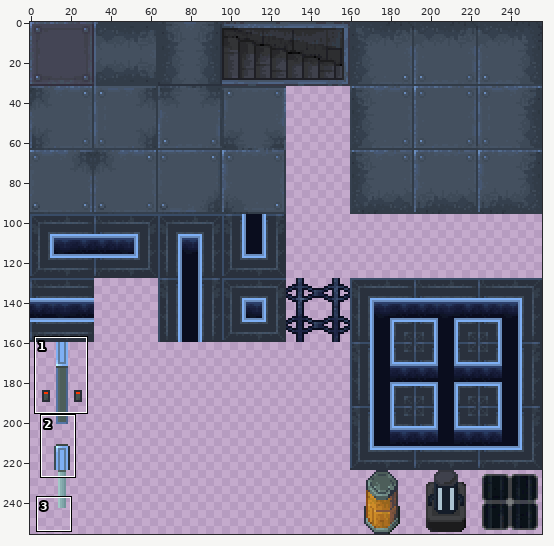
Sprite sheet -- assets/tilesets/station.png. Above: a wide view before the commit, with the close-up outlined.
Close-up. First the earlier version:
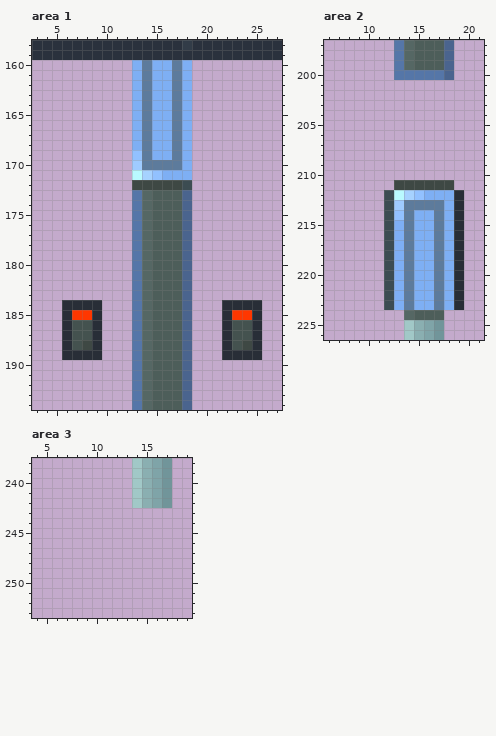
The file is 256x256 pixels. Colours within 5 levels of each other are drawn and written as one. Shown: area 1: x 3..27, y 158..194; area 2: x 6..21, y 197..226; area 3: x 4..19, y 238..253. The commit also changed other parts of the picture, which this record leaves out.
And afterwards:
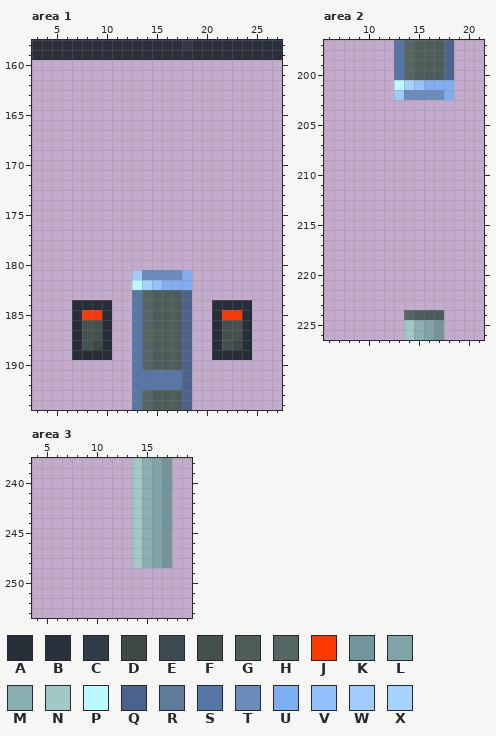
Palette (. is transparent): A #282e37  B #2a313d  C #323c48  D #3e4844  E #3c4c52  F #44524f  G #4d5e5a  H #556764  J #ff3700  K #71959a  L #7fa4a8  M #8aafb1  N #a1c8c7  P #b9faff  Q #4a648e  R #5d7b9c  S #5576a8  T #6a8cbc  U #7eaff4  V #92c1ff  W #9fcbff  X #a6d2ff
Changes in this commit:
Area 1:
y 160..168: x 13..18 URUURU -> ......
y 169: x 13..18 VRUURU -> ......
y 170: x 13..18 WRRRRU -> ......
y 171: x 13..18 PXVUUU -> ......
y 172: x 13..18 DDDDDE -> ......
y 173..180: x 13..18 SHGGGQ -> ......
y 181: x 13..18 SHGGGQ -> WTTTTU
y 182: x 13..18 SHGGGQ -> PXVUUU
y 184: x 6 A -> .; x 10 . -> A; x 21 . -> A; x 25 A -> .
y 185: x 6..7 AJ -> .A; x 9..10 A. -> JA; x 21..22 .A -> AJ; x 24..25 JA -> A.
y 186..187: x 6..7 AF -> .A; x 9..10 A. -> FA; x 21..22 .A -> AF; x 24..25 FA -> A.
y 188: x 6..10 AFDA. -> .AFDA; x 21..25 .AFDA -> AFDA.
y 189: x 6 A -> .; x 10 . -> A; x 21 . -> A; x 25 A -> .
y 191..192: x 14..17 HGGG -> SSSS
Area 2:
y 200: x 14..17 SSSS -> HGGG
y 201: x 13..18 ...... -> PXVUUU
y 202: x 13..18 ...... -> WTTTTU
y 211: x 13..18 DDDDDD -> ......
y 212: x 12..19 EPXVUUUA -> ........
y 213: x 12..19 EWRRRRUA -> ........
y 214: x 12..19 EVRUURUA -> ........
y 215..223: x 12..19 EURUURUA -> ........
Area 3:
y 243..248: x 14..17 .... -> NMLK
Boxes around the changes in both close-ups, in picture pixels (x1, y1, x2, y2):
changed: (62, 60, 262, 390)
changed: (394, 70, 454, 100)
erased: (384, 180, 464, 310)
added: (132, 508, 172, 568)
